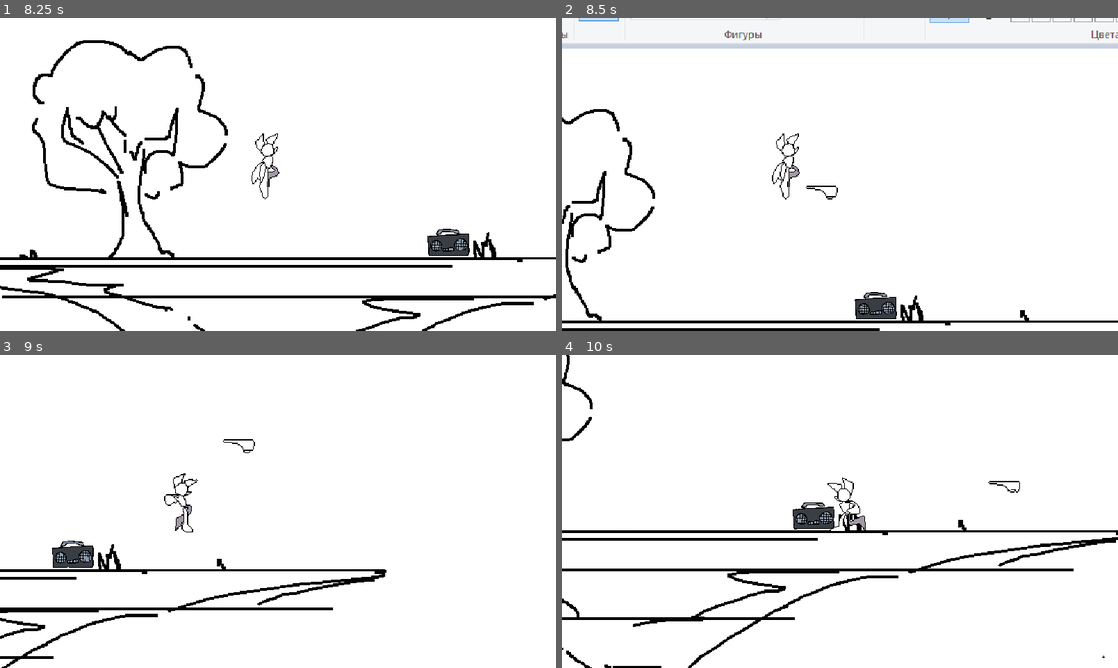
Above: before the commit, frames 1-4 (two rows, left to right).
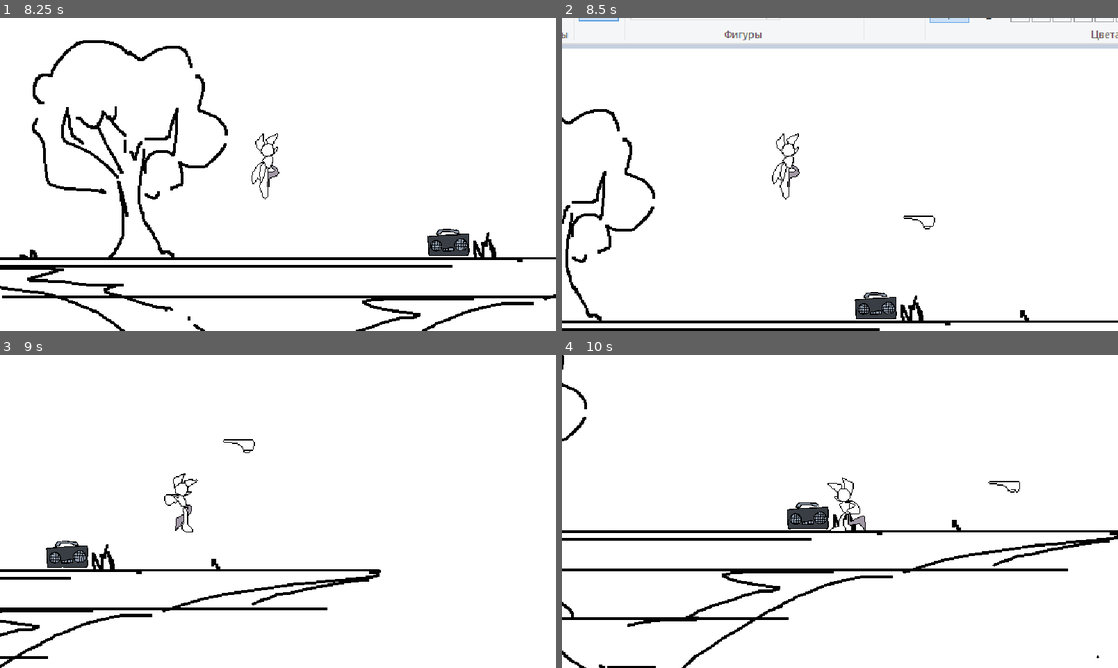
Above: after the commit, the same moments.

Repository: SZH217/game2
Game: Godot game, scene res://assets/scenes/world.tscn
The game is run twice, just before and just after one commit, with the same random seed, the same clock (stepped at 60 frames per second) and the same inputs. The engine's default icon, where the game draws it, is replaced by a stand-in: a white triangle on a blue panel in a dark square. Sound files missing from this copy of the repository are replaced by a short silence.
Inputs (mouse positions are in pixels of both pictures, inside the frame that each line leads up to):
- Up to frame 1 (8.25 s): move the mouse to (400, 158) at 0.52 s; hold D (right) 0.53-1.25 s; click (400, 158) at 0.6 s; drag from (166, 190) to (250, 237) at 1.27 s; move the mouse to (333, 105) at 2.02 s; hold A (left) 2.03-2.75 s; right-click (333, 105) at 2.1 s; drag from (250, 237) to (111, 127) at 2.77 s; move the mouse to (444, 221) at 3.52 s; hold D (right) 3.53-4.25 s; hold Space (action_c) 3.53-4.25 s; drag from (111, 127) to (194, 96) at 4.27 s; move the mouse to (305, 174) at 5.02 s; hold D (right) 5.03-5.75 s; click (305, 174) at 5.1 s; drag from (194, 96) to (166, 190) at 5.77 s; move the mouse to (400, 158) at 6.52 s; hold A (left) 6.53-7.25 s; right-click (400, 158) at 6.6 s; drag from (166, 190) to (250, 237) at 7.27 s; move the mouse to (333, 105) at 8.02 s; hold D (right) from 8.03 s (still down); hold Space (action_c) from 8.03 s (still down)
- Up to frame 2 (8.5 s): keep holding D (right); keep holding Space (action_c)
- Up to frame 3 (9 s): release D (right) at 8.75 s; release Space (action_c) at 8.75 s; drag from (250, 574) to (111, 464) at 8.77 s
- Up to frame 4 (10 s): move the mouse to (1006, 558) at 9.52 s; hold A (left) from 9.53 s (still down); click (1006, 558) at 9.6 s

Frame 1 is identical in both runs. In frame 2, 0.1% of the frame differs, in the area x 43-68%, y 53-68%; in frame 3, 1.5%; in frame 4, 2.3%, in the area x 0-100%, y 0-100%.

Commit message:
enemyplaceholder

Diff:
--- /dev/null
+++ b/assets/scenes/enemy.tscn
@@ -0,0 +1,22 @@
+[gd_scene load_steps=5 format=3 uid="uid://d1vnrf2mfsjfu"]
+
+[ext_resource type="Texture2D" uid="uid://bijly8hnsn7ls" path="res://assets/textures/enemy.png" id="1_1ig7n"]
+[ext_resource type="Texture2D" uid="uid://c2lfwykprhfde" path="res://assets/textures/enemymap.png" id="2_52mfq"]
+
+[sub_resource type="CanvasTexture" id="CanvasTexture_8nt06"]
+diffuse_texture = ExtResource("1_1ig7n")
+normal_texture = ExtResource("2_52mfq")
+
+[sub_resource type="CapsuleShape2D" id="CapsuleShape2D_2xgix"]
+radius = 14.0
+height = 46.0
+
+[node name="CharacterBody2D" type="CharacterBody2D"]
+
+[node name="Sprite2D" type="Sprite2D" parent="."]
+texture = SubResource("CanvasTexture_8nt06")
+
+[node name="CollisionShape2D" type="CollisionShape2D" parent="."]
+visible = false
+position = Vector2(4, 5)
+shape = SubResource("CapsuleShape2D_2xgix")
--- a/assets/scenes/world.tscn
+++ b/assets/scenes/world.tscn
@@ -42,14 +42,6 @@
 position = Vector2(188, 352)
 scale = Vector2(10.6131, -0.123869)
 
-[node name="Platform2" parent="Platforms" instance=ExtResource("2_gerlx")]
-position = Vector2(1121, 377)
-scale = Vector2(11.8666, 0.249413)
-
-[node name="Platform3" parent="Platforms" instance=ExtResource("2_gerlx")]
-position = Vector2(1762, 115)
-scale = Vector2(1, 5.52)
-
 [node name="Platform4" parent="Platforms" instance=ExtResource("2_gerlx")]
 position = Vector2(-350, 139)
 scale = Vector2(-0.100882, -4.40948)
--- a/assets/scripts/ability_picker.gd
+++ b/assets/scripts/ability_picker.gd
@@ -40,8 +40,5 @@
 	_sscale_sprite(ability_right_leg, 1.0)
 # Helper function to scale the sprite
 func _sscale_sprite(area: Area2D, scale: float) -> void:
-	var sprite = area.get_child(0)  # Assuming the Sprite2D is the first child
-	if sprite and sprite is Sprite2D:
-		sprite.scale = Vector2(scale, scale)
-	else:
-		print("Sprite not found or is not a Sprite2D")  # Debugging output
+	var sprite = area.get_child(0)
+	sprite.scale = Vector2(scale, scale)  # Debugging output
Binary file added: assets/textures/enemy.png
Not shown, added: assets/textures/enemy.png.import
Binary file added: assets/textures/enemymap.png
Not shown, added: assets/textures/enemymap.png.import
